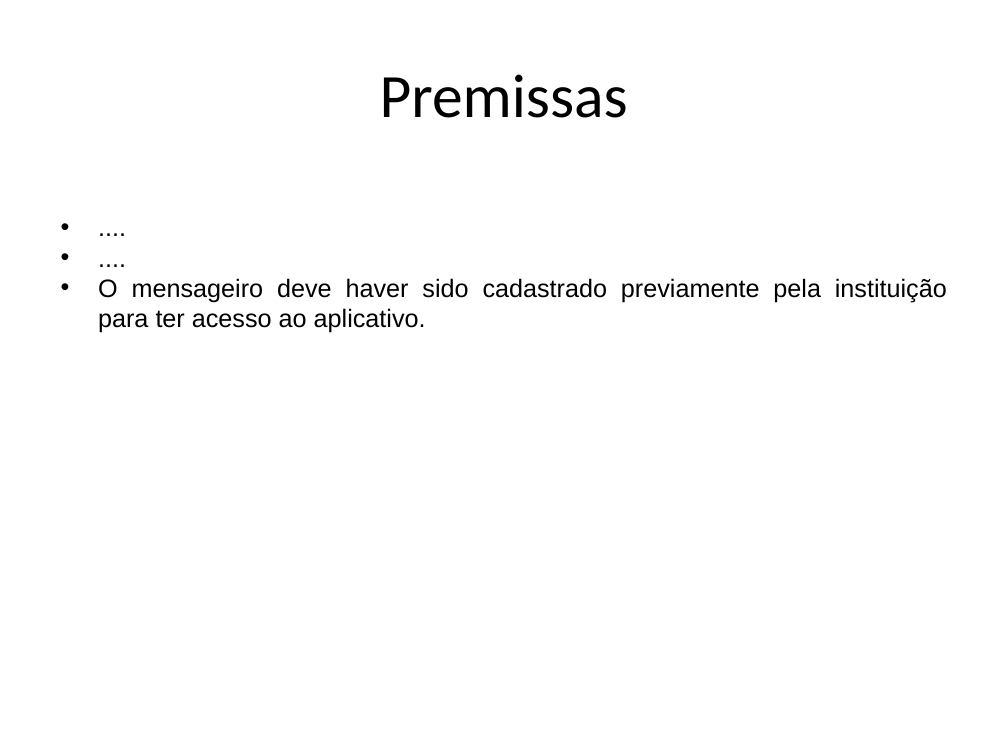
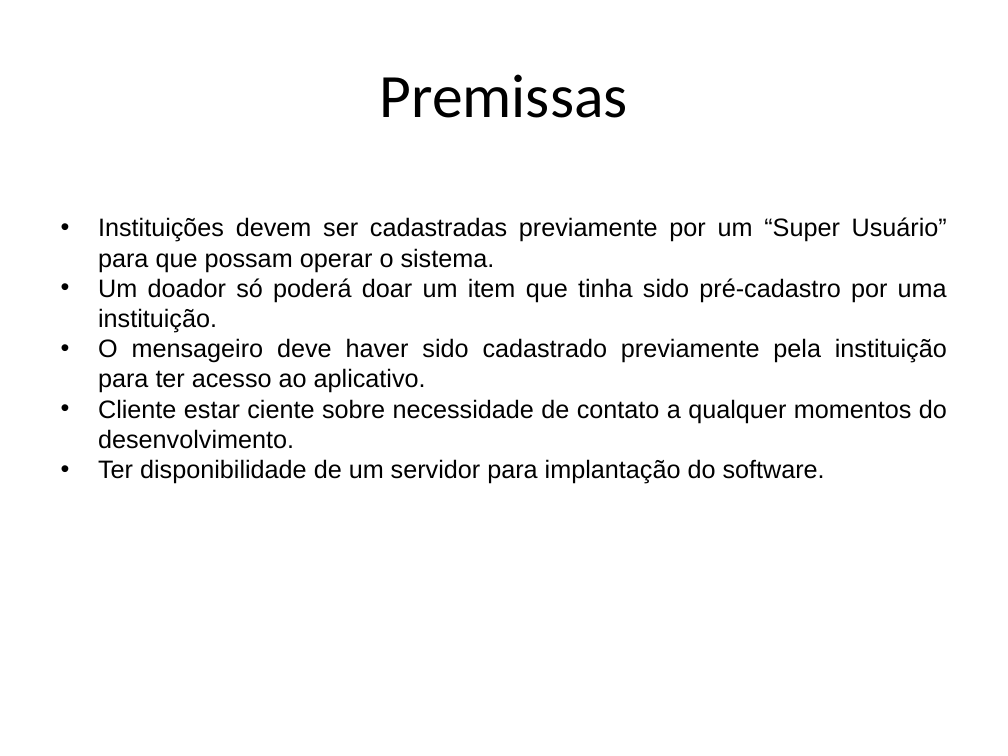
Before and after one commit to AjudeMais/ajudeMais-Projeto, a slide deck: slide 12 of Projeto-AjudeMais/000-Gerência de Projeto/PPJ-Plano de Projeto.pptx. Drawn at 1008x756 pixels with LibreOffice and Linux fonts; fonts in the diff are those of the drawing. Boxes give left, top, right and bottom in pixels: in the first picture for what was removed or moved away, otherwise in the second. Text is boxed around its words. In the diff, an @@ line names an element or a change of style, - is before the commit and + after.

```diff
--- a/Projeto-AjudeMais/000-Gerência de Projeto/PPJ-Plano de Projeto.pptx
+++ b/Projeto-AjudeMais/000-Gerência de Projeto/PPJ-Plano de Projeto.pptx
@@ text at (98, 217, 947, 333): text changed @@
-• ....
-• ....
+• Instituições devem ser cadastradas previamente por um “Super Usuário” para que possam operar o sistema.
+• Um doador só poderá doar um item que tinha sido pré-cadastro por uma instituição.
@@ text at (98, 399, 947, 484): paragraphs added @@
+• Cliente estar ciente sobre necessidade de contato a qualquer momentos do desenvolvimento.
+• Ter disponibilidade de um servidor para implantação do software.
```
Also in this commit, not shown: 2 other files.
